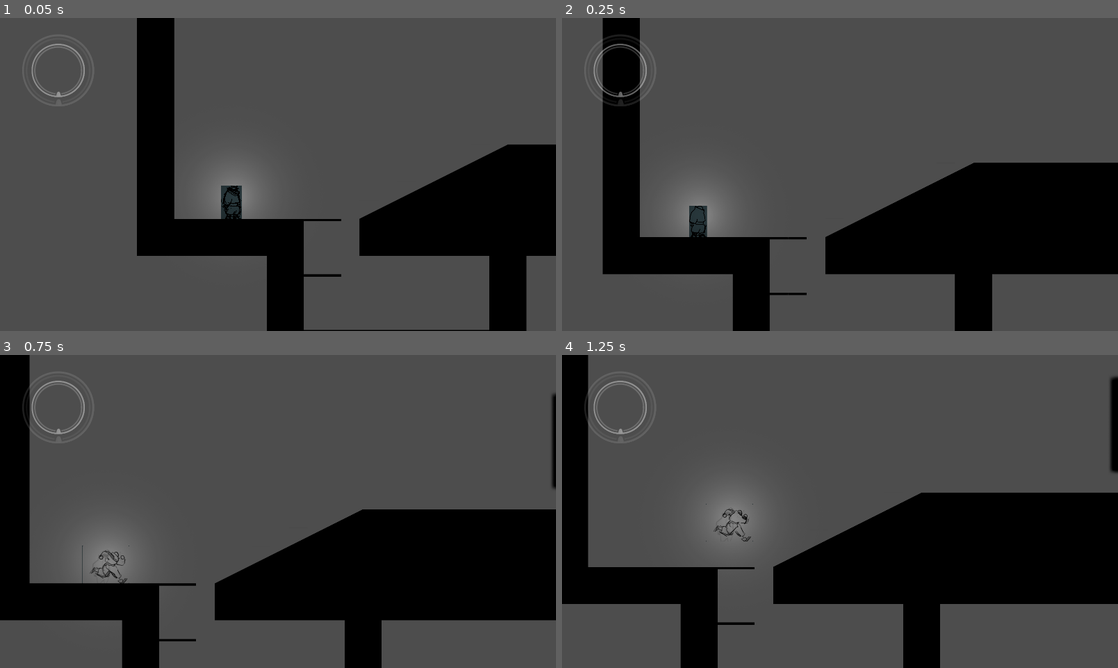
Above: before the commit, frames 1-4 (two rows, left to right).
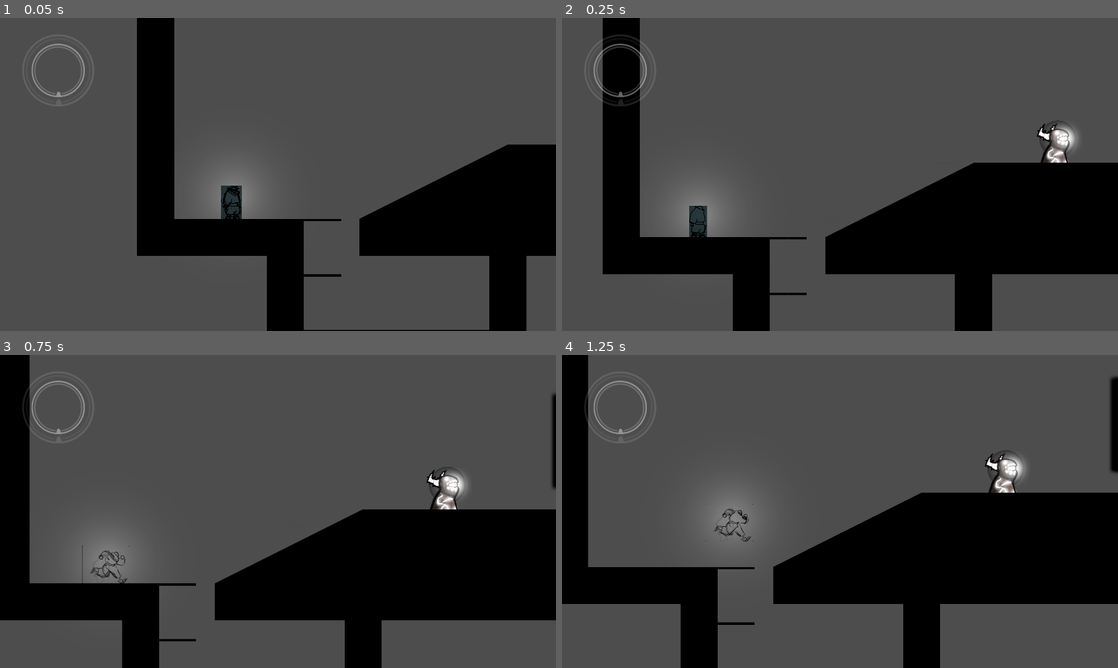
Above: after the commit, the same moments.

Repository: Lukko-Digital/upwell
Game: Godot game, scene res://src/levels/sandbox.tscn
Same seed, same stepped clock (60 frames per second), same inputs: the game is played once before the commit and once after it.
Inputs (mouse positions are in pixels of both pictures, inside the frame that each line leads up to):
- Up to frame 1 (0.05 s): no input
- Up to frame 2 (0.25 s): no input
- Up to frame 3 (0.75 s): move the mouse to (400, 495) at 0.52 s; hold D (right) from 0.53 s (still down); hold E (interact) from 0.53 s (still down); click (400, 495) at 0.67 s
- Up to frame 4 (1.25 s): keep holding D (right); keep holding E (interact); tap Space (jump) at 0.77 s

Frame 1 is identical in both runs. In frame 2, 0.6% of the frame differs, in the area x 85-93%, y 32-47%; in frame 3, 0.6%, in the area x 76-85%, y 35-50%; in frame 4, 0.6%.

Commit message:
powered limit settter

Diff:
--- a/src/level_elements/camera/camera_limit_setter.gd
+++ b/src/level_elements/camera/camera_limit_setter.gd
@@ -5,3 +5,9 @@
 func _ready() -> void:
     set_collision_mask_value(1, false)
     set_collision_layer_value(1, false)
+
+func set_disabled(value: bool):
+    for child in get_children():
+        if child is CollisionShape2D or child is CollisionPolygon2D:
+            child.disabled = value
+    print(name)
--- /dev/null
+++ b/src/level_elements/camera/powered_limit_setter.gd
@@ -0,0 +1,32 @@
+@tool
+extends PoweredObjected
+## Allow a [CameraLimitSetter] to be powered on and off. By default, power on
+## will enable the limit setter, and power off will disable it.
+class_name PoweredLimitSetter
+
+var limit_setter: CameraLimitSetter
+
+func _ready() -> void:
+    limit_setter = get_limit_setter()
+    assert(limit_setter != null, name + " missing camera bound or camera track child.")
+    super()
+
+func power_on():
+    limit_setter.set_disabled(false)
+
+func power_off():
+    limit_setter.set_disabled(true)
+
+func get_limit_setter():
+    for child in get_children():
+        if child is CameraLimitSetter:
+            return child
+    return null
+
+func _get_configuration_warnings() -> PackedStringArray:
+    var warnings = []
+
+    if get_limit_setter() == null:
+        warnings.append("Missing camera bound or camera track child.")
+
+    return warnings
--- a/src/levels/sandbox.tscn
+++ b/src/levels/sandbox.tscn
@@ -7,7 +7,9 @@
 [ext_resource type="PackedScene" uid="uid://ceyls3ogt3vol" path="res://src/screen_puzzles/screen_interactable.tscn" id="6_yuoqp"]
 [ext_resource type="PackedScene" uid="uid://bnxmdjk1mqgxv" path="res://src/levels/TEST_screen_puzzle.tscn" id="7_fstat"]
 [ext_resource type="Script" path="res://src/level_elements/camera/camera_point_focus.gd" id="8_irl7a"]
+[ext_resource type="Script" path="res://src/level_elements/camera/powered_limit_setter.gd" id="8_xa2b3"]
 [ext_resource type="Script" path="res://src/level_elements/camera/camera_track.gd" id="8_y82k3"]
+[ext_resource type="PackedScene" uid="uid://cer8t0kfpov7b" path="res://src/level_elements/holder/clicker_holder.tscn" id="10_ogth4"]
 
 [sub_resource type="SegmentShape2D" id="SegmentShape2D_4ko8k"]
 a = Vector2(-568, -40)
@@ -56,14 +58,6 @@
 position = Vector2(-1593, -879)
 shape = SubResource("RectangleShape2D_fiugs")
 
-[node name="CameraTrack" type="Area2D" parent="."]
-collision_layer = 128
-collision_mask = 0
-script = ExtResource("8_y82k3")
-
-[node name="Line2D" type="Line2D" parent="CameraTrack"]
-points = PackedVector2Array(-2, -11, 598, -599, 1374, -923, 2754, -839)
-
 [node name="Screen" parent="." instance=ExtResource("6_yuoqp")]
 position = Vector2(2892, -984)
 screen = ExtResource("7_fstat")
@@ -79,3 +73,18 @@
 
 [node name="Marker2D" type="Marker2D" parent="CameraPointFocus"]
 position = Vector2(302, 566)
+
+[node name="PoweredLimitSetter" type="Node2D" parent="." node_paths=PackedStringArray("power_holder")]
+script = ExtResource("8_xa2b3")
+power_holder = NodePath("../ClickerHolder")
+
+[node name="CameraTrack" type="Area2D" parent="PoweredLimitSetter"]
+collision_layer = 128
+collision_mask = 0
+script = ExtResource("8_y82k3")
+
+[node name="Line2D" type="Line2D" parent="PoweredLimitSetter/CameraTrack"]
+points = PackedVector2Array(29, -273, 1045, -797, 3460, -838)
+
+[node name="ClickerHolder" parent="." instance=ExtResource("10_ogth4")]
+position = Vector2(1606, -579)
Not shown: 1 places in src/levels/sandbox.tscn that only renumber resources
